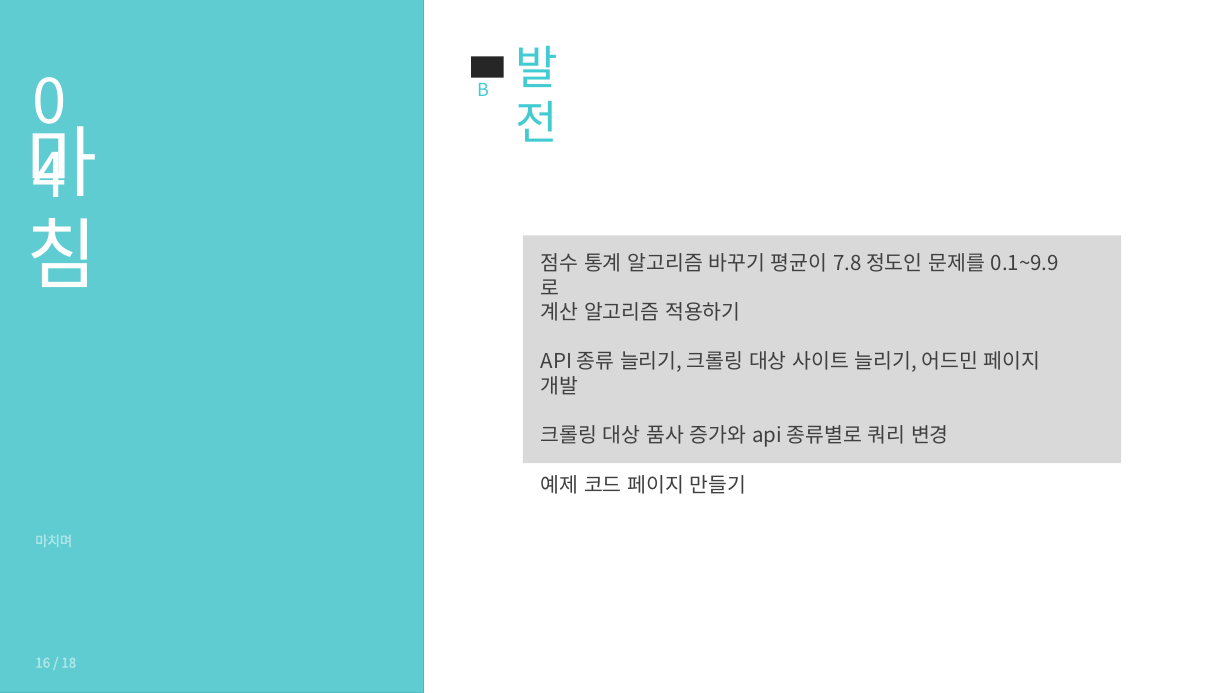
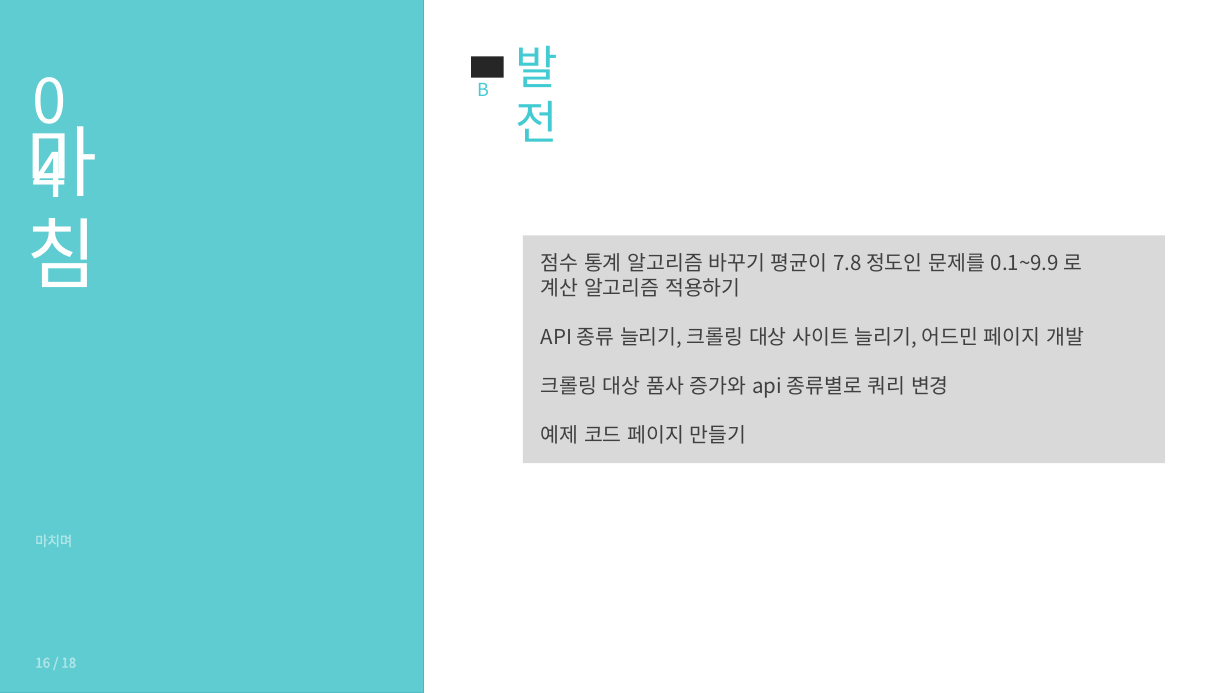
Before and after one commit to lunaB/Text-Emotional-Analysis-Rest-API, a slide deck: slide 16 of Text-Emotional-Analysis-Rest-API.pptx. Drawn at 1232x693 pixels with LibreOffice and Linux fonts; fonts in the diff are those of the drawing; grey boxes stand for pictures. Boxes give left, top, right and bottom in pixels: in the first picture for what was removed or moved away, otherwise in the second. Text is boxed around its words. In the diff, an @@ line names an element or a change of style, - is before the commit and + after.

```diff
--- a/Text-Emotional-Analysis-Rest-API.pptx
+++ b/Text-Emotional-Analysis-Rest-API.pptx
@@ rectangle: place and size @@
-rectangle at bbox=[523, 236, 1122, 464]
+rectangle at bbox=[523, 236, 1165, 464]
@@ text "점수 통계 알고리즘 바꾸기 평균이 ..." rewrapped from bbox=[541, 253, 1059, 494] to bbox=[541, 253, 1084, 444] @@
```
Also in this commit, not shown: 6 other slides changed.
